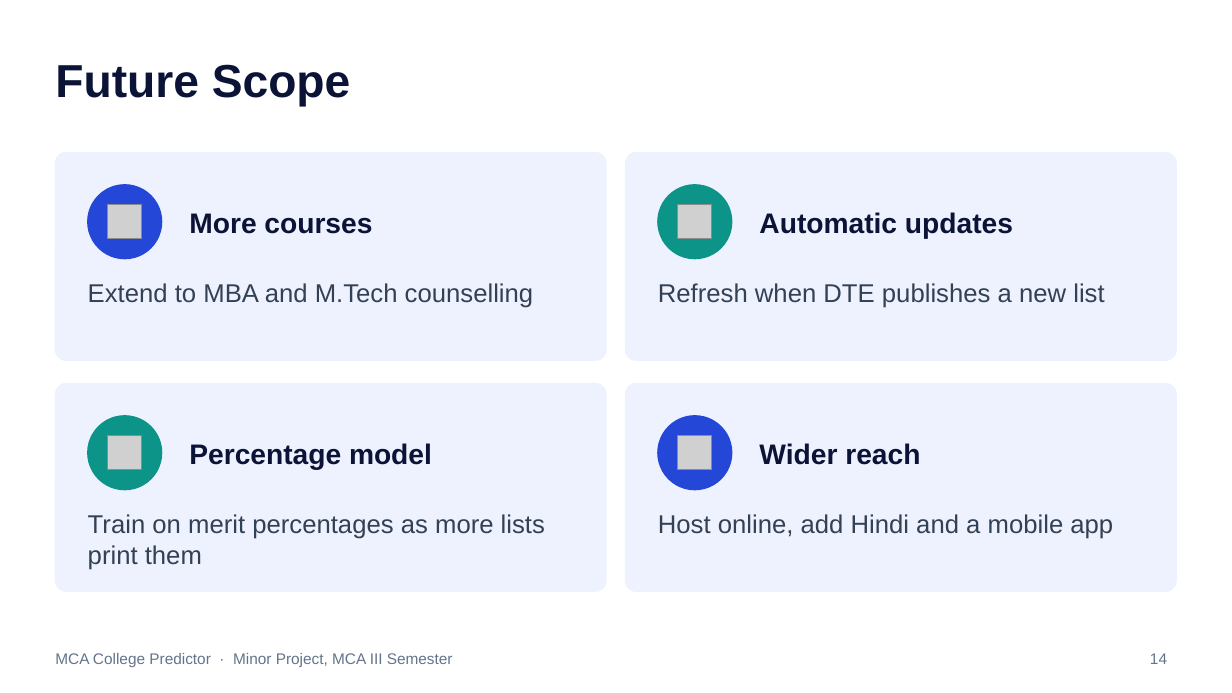
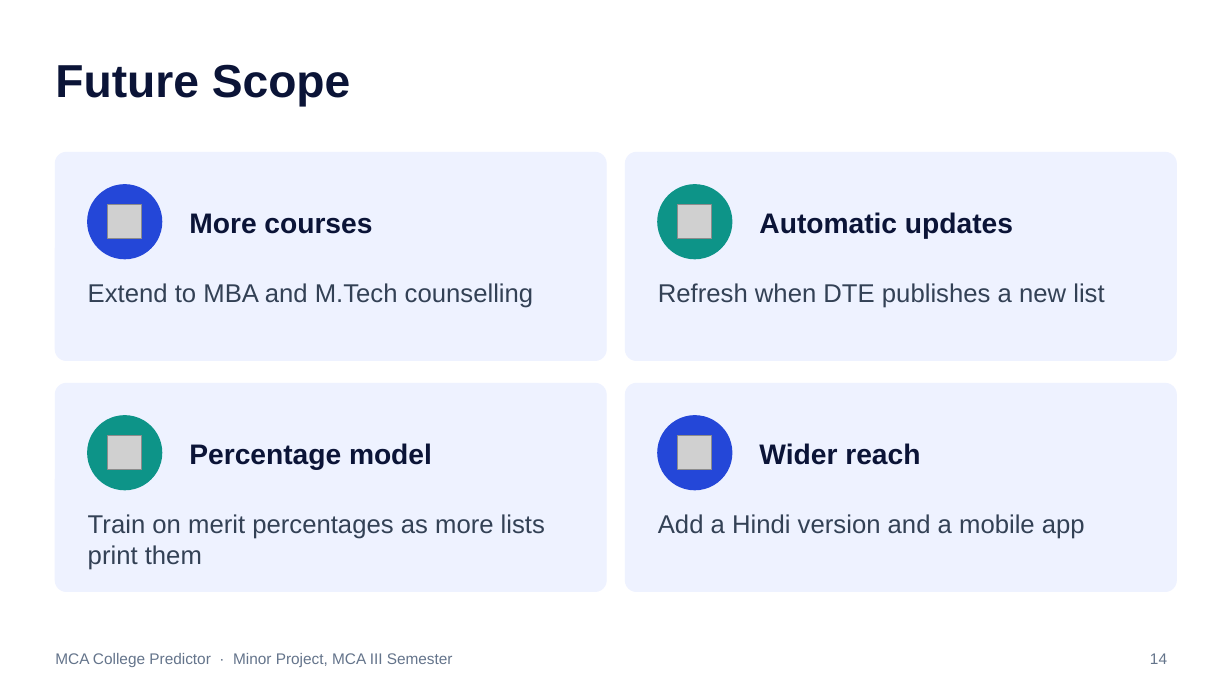
Before and after one commit to i-bhagyashree/mca-college-predictor, a slide deck: slide 14 of presentation/MCA_College_Predictor_Presentation.pptx. Drawn at 1232x693 pixels with LibreOffice and Linux fonts; fonts in the diff are those of the drawing; grey boxes stand for pictures. Boxes give left, top, right and bottom in pixels: in the first picture for what was removed or moved away, otherwise in the second. Text is boxed around its words. In the diff, an @@ line names an element or a change of style, - is before the commit and + after.

Commit message:
Presentation: updated screenshots and text, single presenter

```diff
--- a/presentation/MCA_College_Predictor_Presentation.pptx
+++ b/presentation/MCA_College_Predictor_Presentation.pptx
@@ text at [658,514,1085,539]: text changed @@
-Host online, add Hindi and a mobile app
+Add a Hindi version and a mobile app
```
Also in this commit, not shown: 3 other slides changed, 1 other file.
